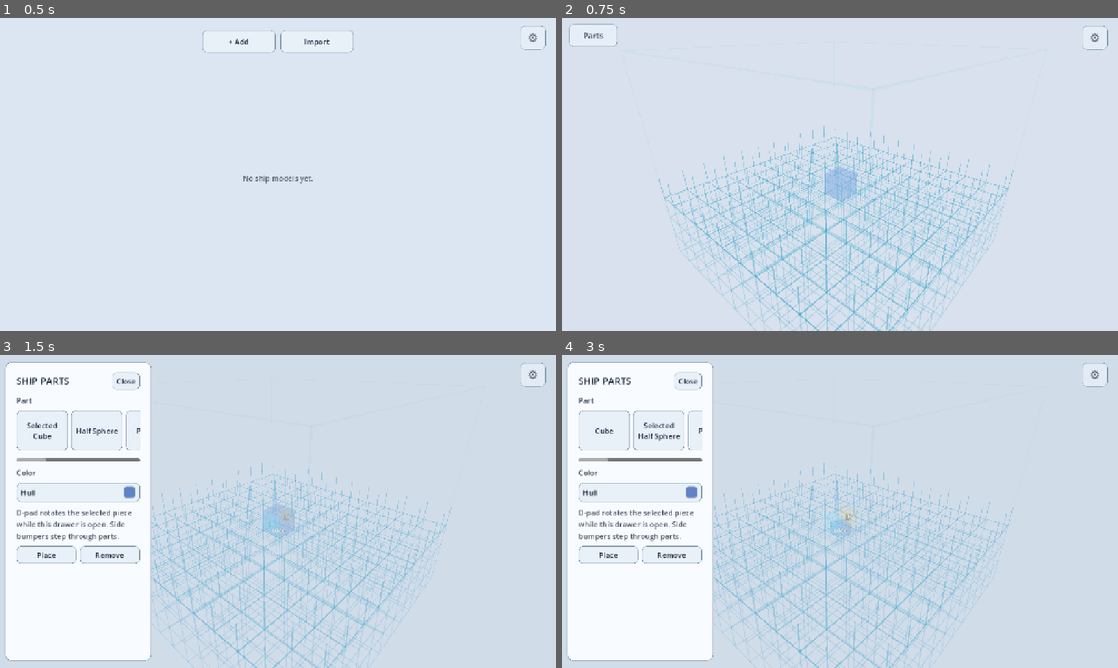
Above: before the commit, frames 1-4 (two rows, left to right).
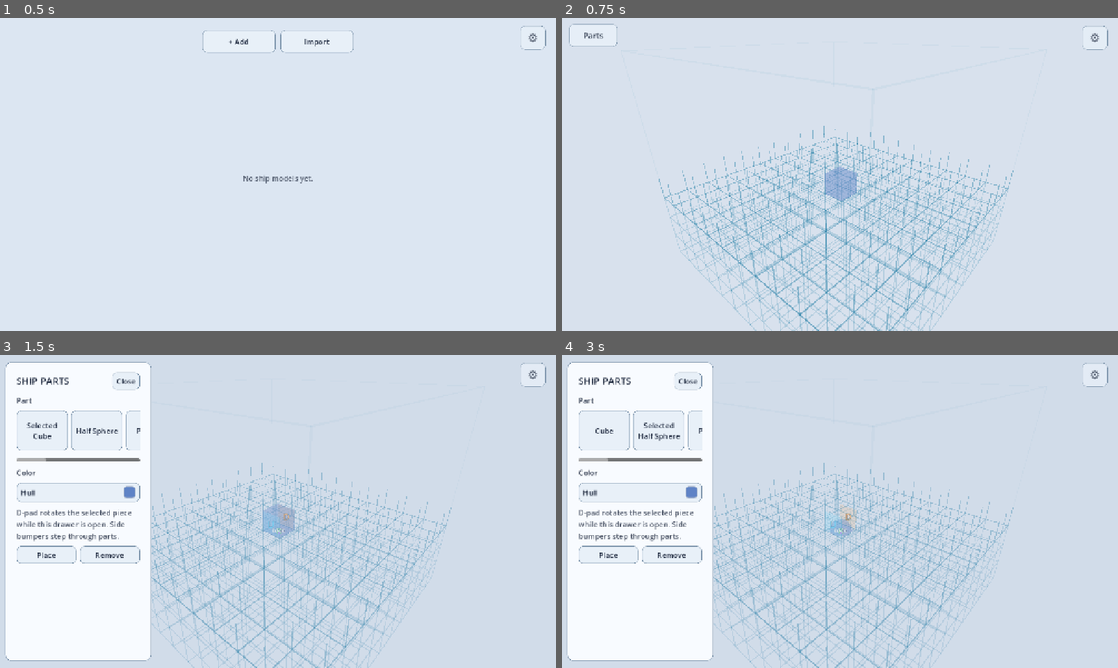
Above: after the commit, the same moments.

Repository: AkitaAttribute/SpaceMinerGame
Game: Godot game, scene res://main.tscn
Same seed, same stepped clock (60 frames per second), same inputs: the game is played once before the commit and once after it.
Inputs:
- Up to frame 1 (0.5 s): no input
- Up to frame 2 (0.75 s): click "+ Add" at 0.5 s
- Up to frame 3 (1.5 s): click "Parts" at 1.25 s
- Up to frame 4 (3 s): click "Selected Cube" at 2 s; click "Half Sphere" at 2.75 s

Frame 1 is identical in both runs. In frame 2, 0.1% of the frame differs, in the area x 22-75%, y 40-97%; in frame 3, less than 0.1%; in frame 4, less than 0.1%.

Commit message:
Use linear tonemapping for accurate ship colors

Diff:
--- a/scripts/main.gd
+++ b/scripts/main.gd
@@ -210,7 +210,7 @@
     environment.ambient_light_source = Environment.AMBIENT_SOURCE_COLOR
     environment.ambient_light_color = Color(0.72, 0.79, 0.92)
     environment.ambient_light_energy = 0.24
-    environment.tonemap_mode = Environment.TONE_MAPPER_FILMIC
+    environment.tonemap_mode = Environment.TONE_MAPPER_LINEAR
     world_environment.environment = environment
     add_child(world_environment)
 
